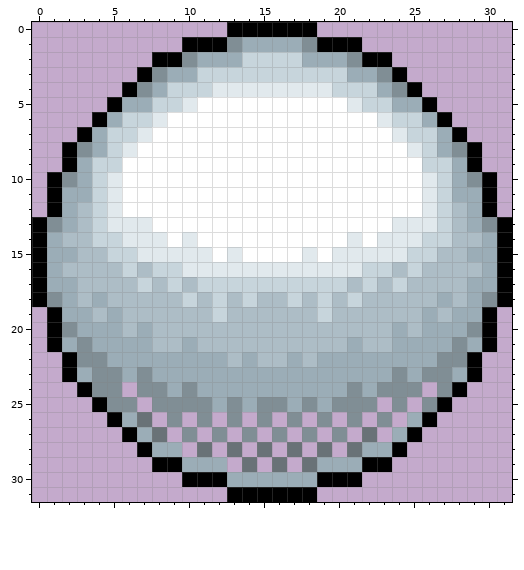
Pixel-art file, stored at art/characters/ball.aseprite. Above, as it was before the edit.
32x32 pixels, 1 frame.
And afterwards:
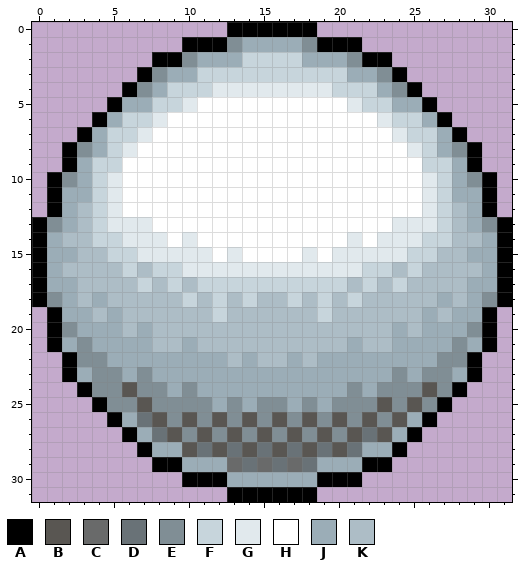
Palette (. is transparent): A #000000  B #595652  C #696a6a  D #697277  E #808e95  F #c7d5dc  G #e1e9ed  H #ffffff  J #9badb7  K #adbdc6
Diff:
{"change": "layer \"Layer 2\" added"}
{"where": "layer \"Layer 2\""}
{"y":24,"x":6,"old":".","new":"B"}
{"y":24,"x":26,"old":".","new":"B"}
{"y":25,"x":7,"old":".","new":"B"}
{"y":25,"x":23,"old":".","new":"B"}
{"y":25,"x":25,"old":".","new":"B"}
{"y":26,"x":8,"old":".","new":"B"}
{"y":26,"x":10,"old":".","new":"B"}
{"y":26,"x":12,"old":".","new":"B"}
{"y":26,"x":14,"old":".","new":"B"}
{"y":26,"x":16,"old":".","new":"B"}
{"y":26,"x":18,"old":".","new":"B"}
{"y":26,"x":20,"old":".","new":"B"}
{"y":26,"x":22,"old":".","new":"B"}
{"y":26,"x":24,"old":".","new":"B"}
{"y":27,"x":9,"old":".","new":"B"}
{"y":27,"x":11,"old":".","new":"B"}
{"y":27,"x":13,"old":".","new":"B"}
{"y":27,"x":15,"old":".","new":"B"}
{"y":27,"x":17,"old":".","new":"B"}
{"y":27,"x":19,"old":".","new":"B"}
{"y":27,"x":21,"old":".","new":"B"}
{"y":27,"x":23,"old":".","new":"B"}
{"y":28,"x":10,"old":".","new":"B"}
{"y":28,"x":12,"old":".","new":"B"}
{"y":28,"x":14,"old":".","new":"B"}
{"y":28,"x":16,"old":".","new":"B"}
{"y":28,"x":18,"old":".","new":"B"}
{"y":28,"x":20,"old":".","new":"B"}
{"y":29,"x":13,"old":".","new":"C"}
{"y":29,"x":15,"old":".","new":"C"}
{"y":29,"x":17,"old":".","new":"C"}
